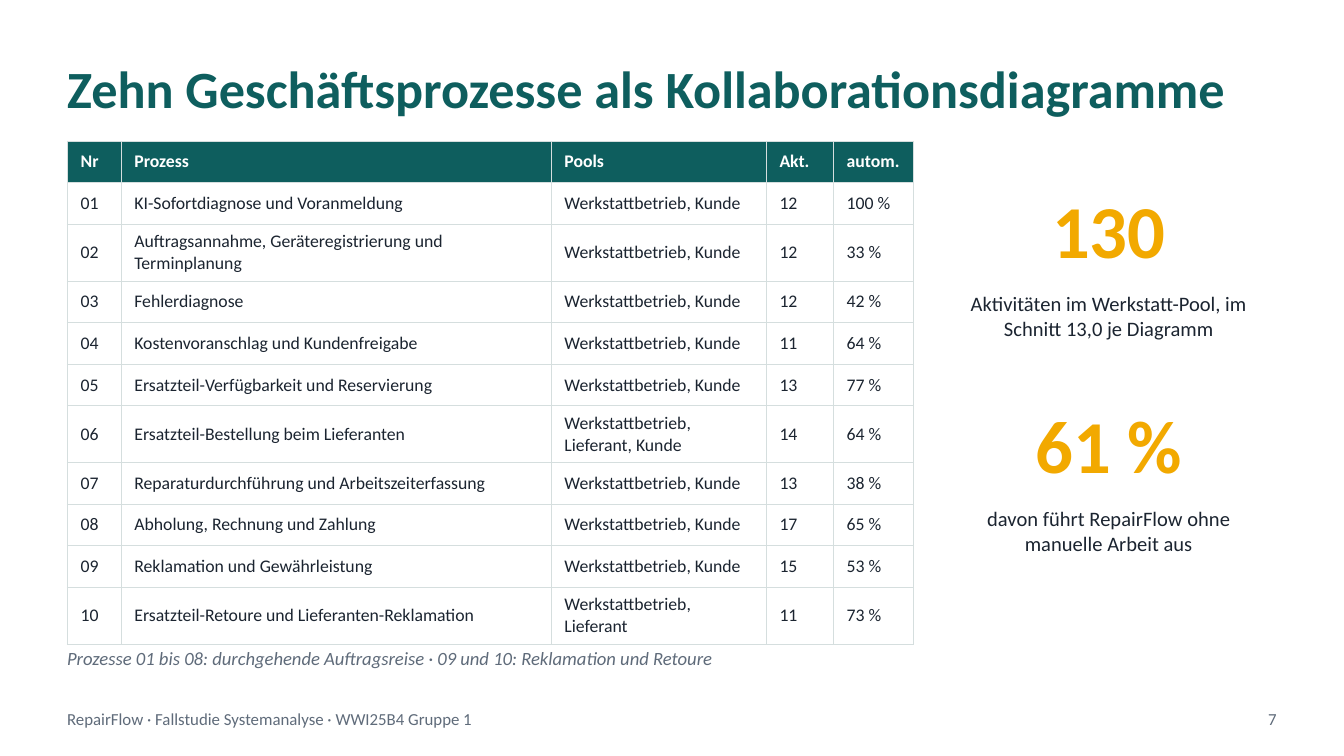
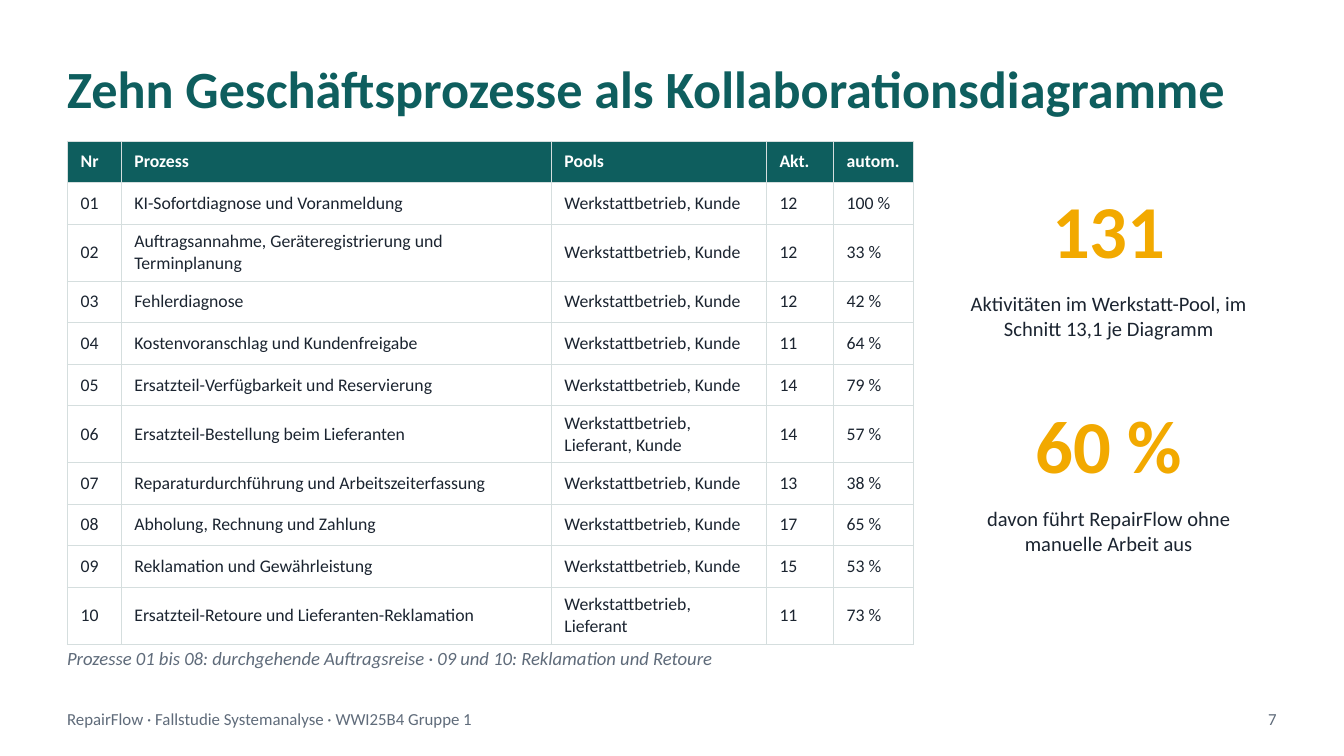
Before and after one commit to jakobschwan123-cmd/casestudy-semester-3, a slide deck: slide 7 of praesi/Abschlusspraesentation.pptx. Drawn at 1344x756 pixels with LibreOffice and Linux fonts; fonts in the diff are those of the drawing. Boxes give left, top, right and bottom in pixels: in the first picture for what was removed or moved away, otherwise in the second. Text is boxed around its words. In the diff, an @@ line names an element or a change of style, - is before the commit and + after.

```diff
--- a/praesi/Abschlusspraesentation.pptx
+++ b/praesi/Abschlusspraesentation.pptx
@@ table at box(67, 141, 914, 636) @@
-row 6, column 4: 13
+row 6, column 4: 14
-row 6, column 5: 77 %
+row 6, column 5: 79 %
-row 7, column 5: 64 %
+row 7, column 5: 57 %
@@ text at box(1052, 209, 1165, 259): text changed @@
-130
+131
@@ text at box(971, 296, 1246, 340): text changed @@
-Aktivitäten im Werkstatt-Pool, im Schnitt 13,0 je Diagramm
+Aktivitäten im Werkstatt-Pool, im Schnitt 13,1 je Diagramm
@@ text at box(1035, 422, 1111, 474): text changed @@
-61 %
+60 %
```
Also in this commit, not shown: 3 other slides changed, 13 other files.
